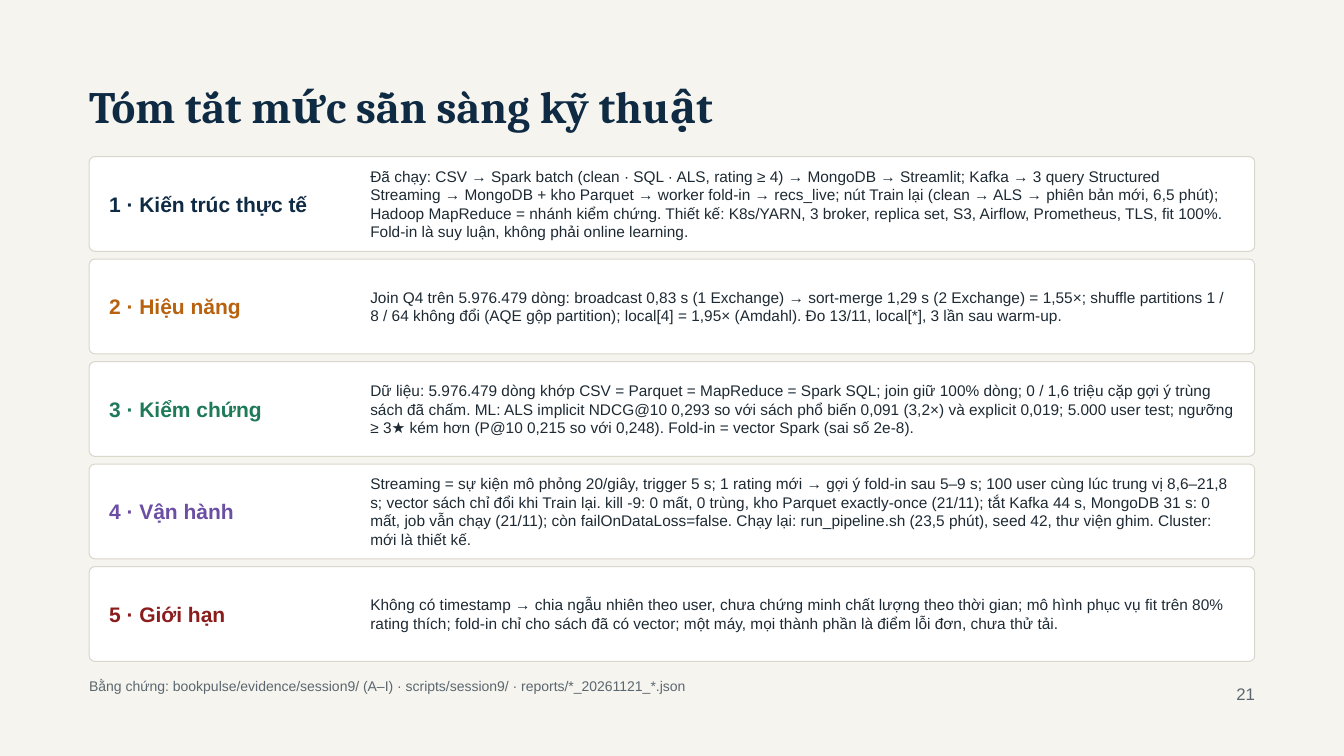
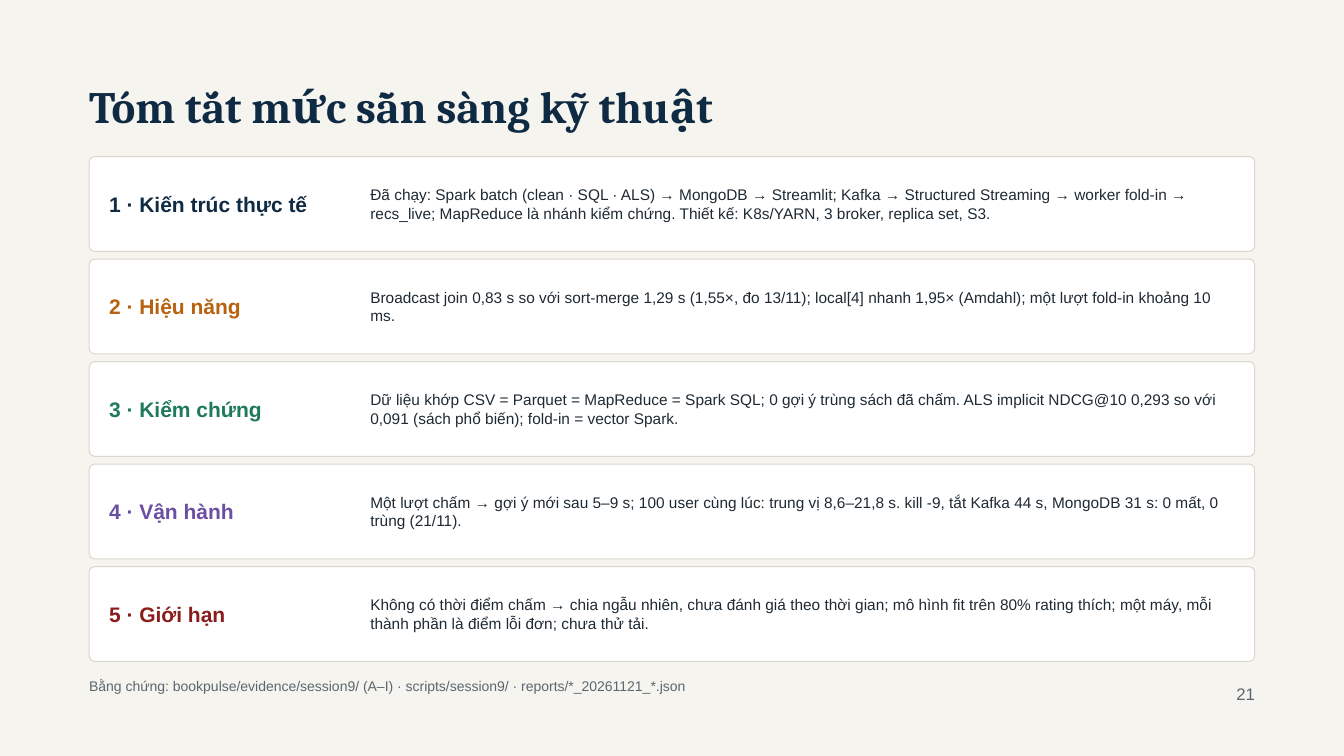
Before and after one commit to tuanquoc2k/Group_06_BigData_v2, a slide deck: slide 21 of Present/BookPulse - BDA501 Session 10 Final Presentation.pptx. Drawn at 1344x756 pixels with LibreOffice and Linux fonts; fonts in the diff are those of the drawing. Boxes give left, top, right and bottom in pixels: in the first picture for what was removed or moved away, otherwise in the second. Text is boxed around its words. In the diff, an @@ line names an element or a change of style, - is before the commit and + after.

```diff
--- a/Present/BookPulse - BDA501 Session 10 Final Presentation.pptx
+++ b/Present/BookPulse - BDA501 Session 10 Final Presentation.pptx
@@ text at [370, 189, 1167, 222]: text changed @@
-Đã chạy: CSV → Spark batch (clean · SQL · ALS, rating ≥ 4) → MongoDB → Streamlit; Kafka → 3 query Structured Streaming → MongoDB + kho Parquet → worker fold-in → recs_live; nút Train lại (clean → ALS → phiên bản mới, 6,5 phút); Hadoop MapReduce = nhánh kiểm chứng. Thiết kế: K8s/YARN, 3 broker, replica set, S3, Airflow, Prometheus, TLS, fit 100%. Fold-in là suy luận, không phải online learning.
+Đã chạy: Spark batch (clean · SQL · ALS) → MongoDB → Streamlit; Kafka → Structured Streaming → worker fold-in → recs_live; MapReduce là nhánh kiểm chứng. Thiết kế: K8s/YARN, 3 broker, replica set, S3.
@@ text at [370, 291, 1210, 321]: text changed @@
-Join Q4 trên 5.976.479 dòng: broadcast 0,83 s (1 Exchange) → sort-merge 1,29 s (2 Exchange) = 1,55×; shuffle partitions 1 / 8 / 64 không đổi (AQE gộp partition); local[4] = 1,95× (Amdahl). Đo 13/11, local[*], 3 lần sau warm-up.
+Broadcast join 0,83 s so với sort-merge 1,29 s (1,55×, đo 13/11); local[4] nhanh 1,95× (Amdahl); một lượt fold-in khoảng 10 ms.
@@ text at [370, 393, 1215, 427]: text changed @@
-Dữ liệu: 5.976.479 dòng khớp CSV = Parquet = MapReduce = Spark SQL; join giữ 100% dòng; 0 / 1,6 triệu cặp gợi ý trùng sách đã chấm. ML: ALS implicit NDCG@10 0,293 so với sách phổ biến 0,091 (3,2×) và explicit 0,019; 5.000 user test; ngưỡng ≥ 3★ kém hơn (P@10 0,215 so với 0,248). Fold-in = vector Spark (sai số 2e-8).
+Dữ liệu khớp CSV = Parquet = MapReduce = Spark SQL; 0 gợi ý trùng sách đã chấm. ALS implicit NDCG@10 0,293 so với 0,091 (sách phổ biến); fold-in = vector Spark.
@@ text at [370, 495, 1219, 529]: text changed @@
-Streaming = sự kiện mô phỏng 20/giây, trigger 5 s; 1 rating mới → gợi ý fold-in sau 5–9 s; 100 user cùng lúc trung vị 8,6–21,8 s; vector sách chỉ đổi khi Train lại. kill -9: 0 mất, 0 trùng, kho Parquet exactly-once (21/11); tắt Kafka 44 s, MongoDB 31 s: 0 mất, job vẫn chạy (21/11); còn failOnDataLoss=false. Chạy lại: run_pipeline.sh (23,5 phút), seed 42, thư viện ghim. Cluster: mới là thiết kế.
+Một lượt chấm → gợi ý mới sau 5–9 s; 100 user cùng lúc: trung vị 8,6–21,8 s. kill -9, tắt Kafka 44 s, MongoDB 31 s: 0 mất, 0 trùng (21/11).
@@ text at [370, 598, 1212, 632]: text changed @@
-Không có timestamp → chia ngẫu nhiên theo user, chưa chứng minh chất lượng theo thời gian; mô hình phục vụ fit trên 80% rating thích; fold-in chỉ cho sách đã có vector; một máy, mọi thành phần là điểm lỗi đơn, chưa thử tải.
+Không có thời điểm chấm → chia ngẫu nhiên, chưa đánh giá theo thời gian; mô hình fit trên 80% rating thích; một máy, mỗi thành phần là điểm lỗi đơn; chưa thử tải.
```
Also in this commit, not shown: 3 other slides changed, 3 other files.
